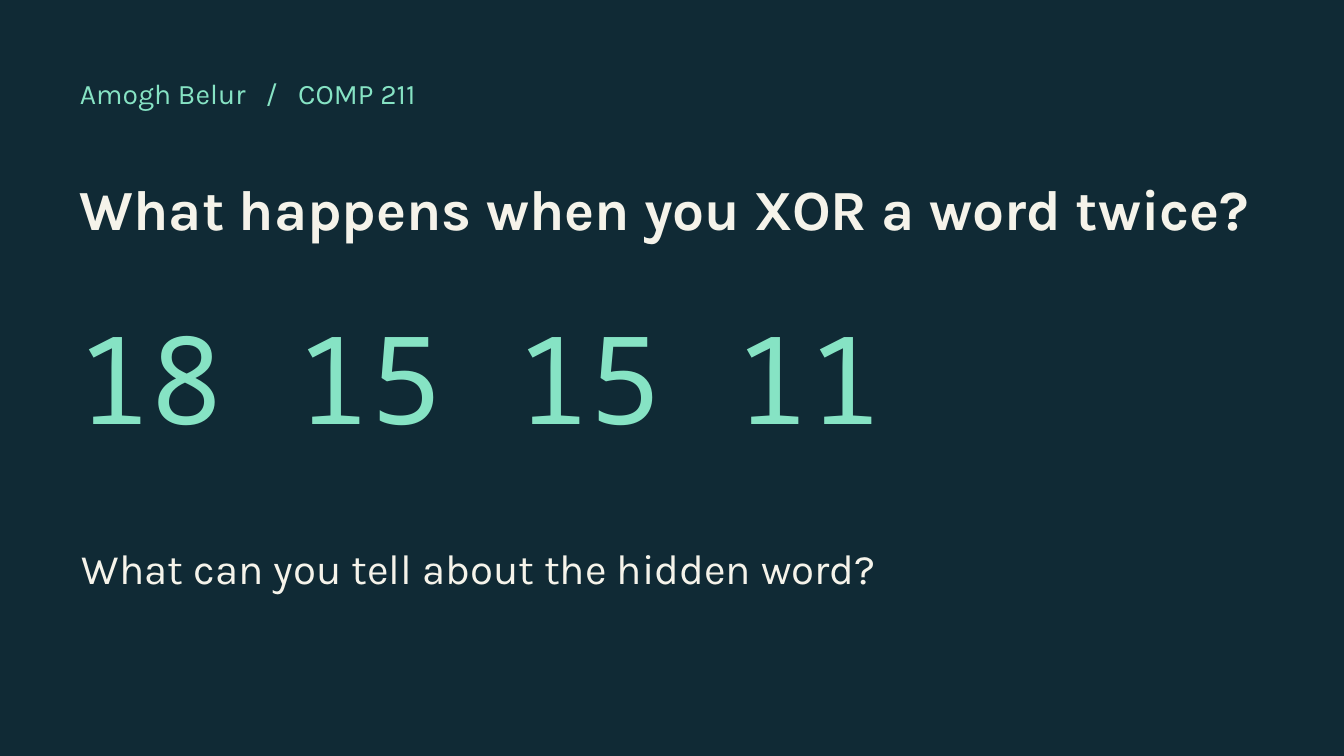
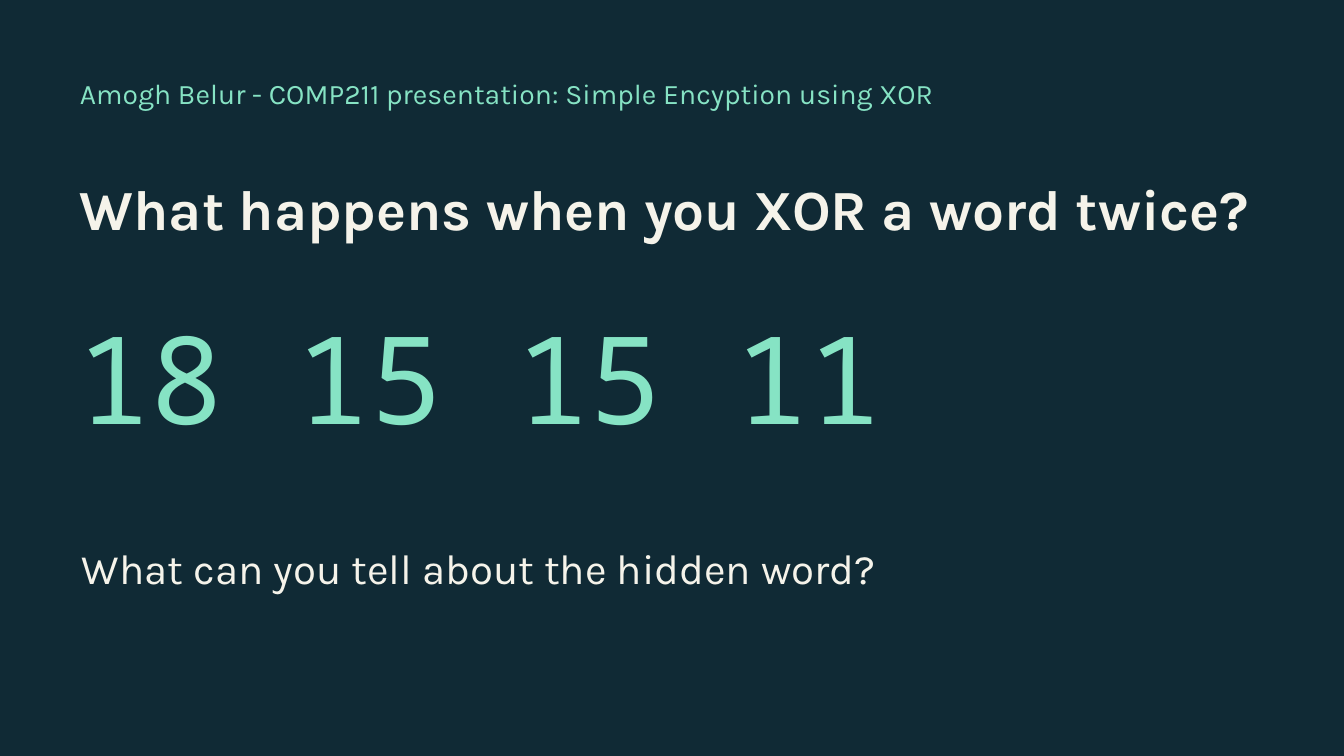
Before and after one commit to Amoji325/comp211-xor-demo, a slide deck: slide 1 of xor-slides.pptx. Drawn at 1344x756 pixels with LibreOffice and Linux fonts; fonts in the diff are those of the drawing. Boxes give left, top, right and bottom in pixels: in the first picture for what was removed or moved away, otherwise in the second. Text is boxed around its words. In the diff, an @@ line names an element or a change of style, - is before the commit and + after.

Commit message:
Update the opening slide header

```diff
--- a/xor-slides.pptx
+++ b/xor-slides.pptx
@@ text at (x1=80, y1=84, x2=932, y2=111): text changed @@
-Amogh Belur / COMP 211
+Amogh Belur - COMP211 presentation: Simple Encyption using XOR
```
